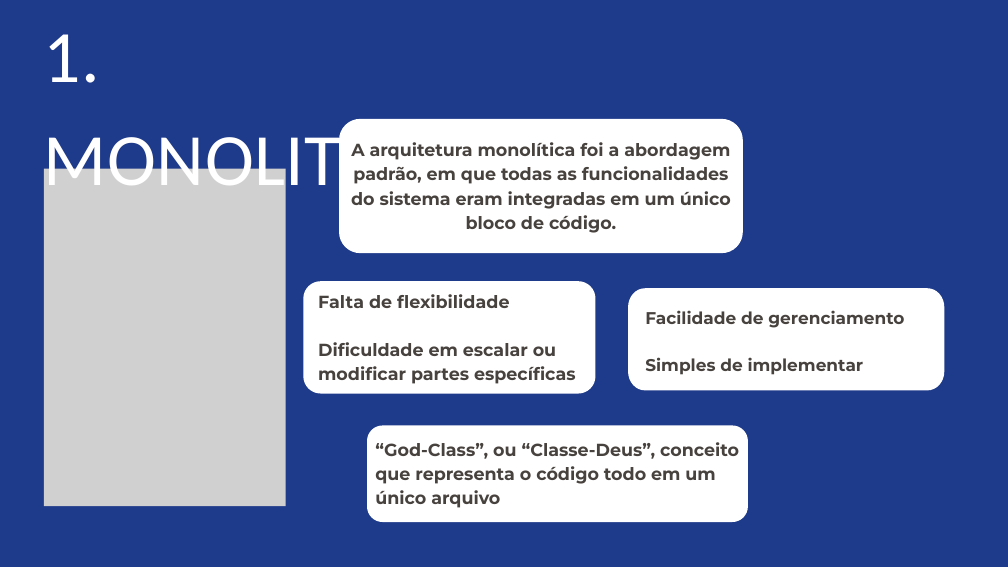
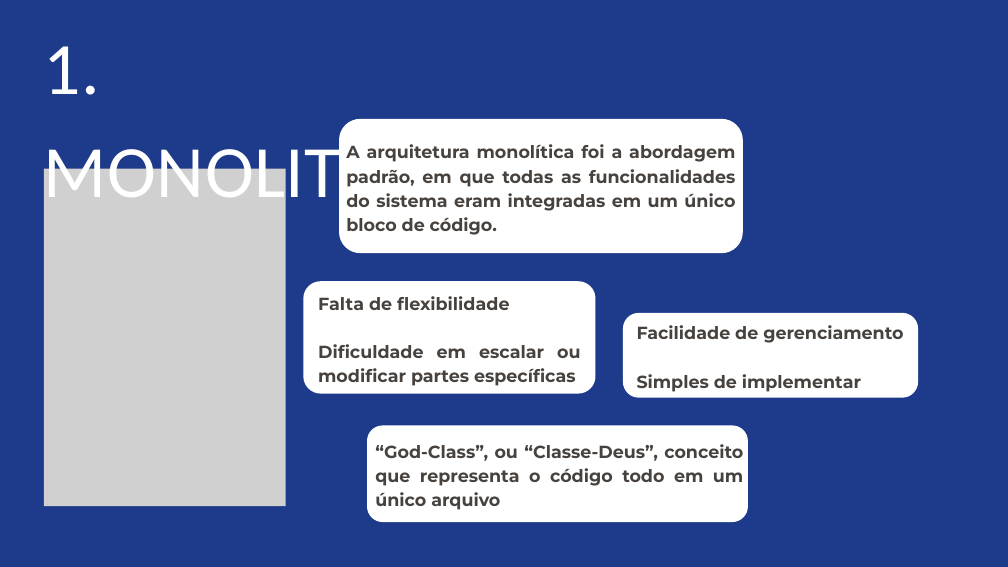
Before and after one commit to Liche008/Eng-Soft2-Grupo2, a slide deck: slide 6 of Apresentacao.pptx. Drawn at 1008x567 pixels with LibreOffice and Linux fonts; fonts in the diff are those of the drawing; grey boxes stand for pictures. Boxes give left, top, right and bottom in pixels: in the first picture for what was removed or moved away, otherwise in the second. Text is boxed around its words. In the diff, an @@ line names an element or a change of style, - is before the commit and + after.

```diff
--- a/Apresentacao.pptx
+++ b/Apresentacao.pptx
@@ text "1. MONOLITICA": place and size @@
-text "1. MONOLITICA" at <box>44,34,443,203</box>
+text "1. MONOLITICA" at <box>44,46,443,214</box>
@@ text "A arquitetura monolítica foi a ..." at <box>346,144,736,235</box>: alignment centre to justified @@
@@ text "Falta de flexibilidade" at <box>318,296,580,386</box>: alignment left to justified @@
@@ freeform shape: place and size @@
-freeform shape at <box>628,288,944,391</box>
+freeform shape at <box>623,313,918,398</box>
@@ text "Facilidade de gerenciamento": place and size @@
-text "Facilidade de gerenciamento" at <box>645,310,904,375</box>
+text "Facilidade de gerenciamento" at <box>637,325,903,392</box>
@@ text "Facilidade de gerenciamento" at <box>637,325,903,392</box>: size 24.2 to 25 pt; alignment left to justified; line spacing 34pt to 35pt @@
@@ text "“God-Class”, ou “Classe-Deus”, conceito que ..." at <box>375,444,743,510</box>: alignment left to justified @@
```
Also in this commit, not shown: 9 other slides changed, 8 slides added, 5 slides removed, 1 other file.
